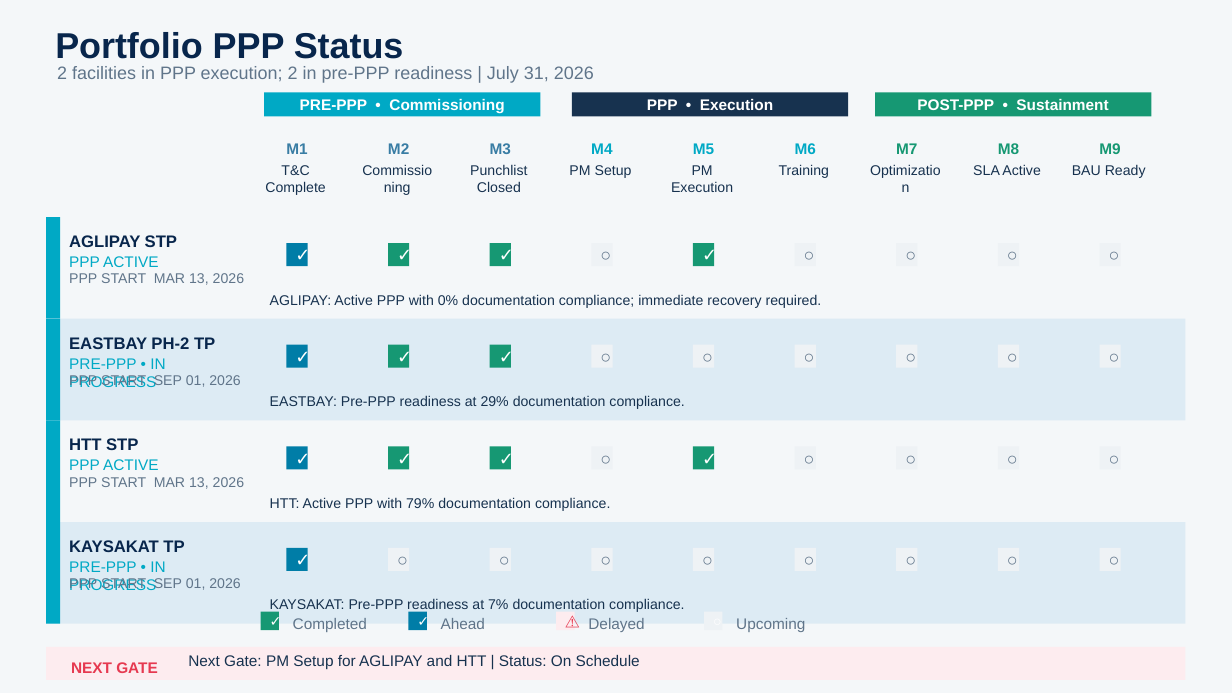
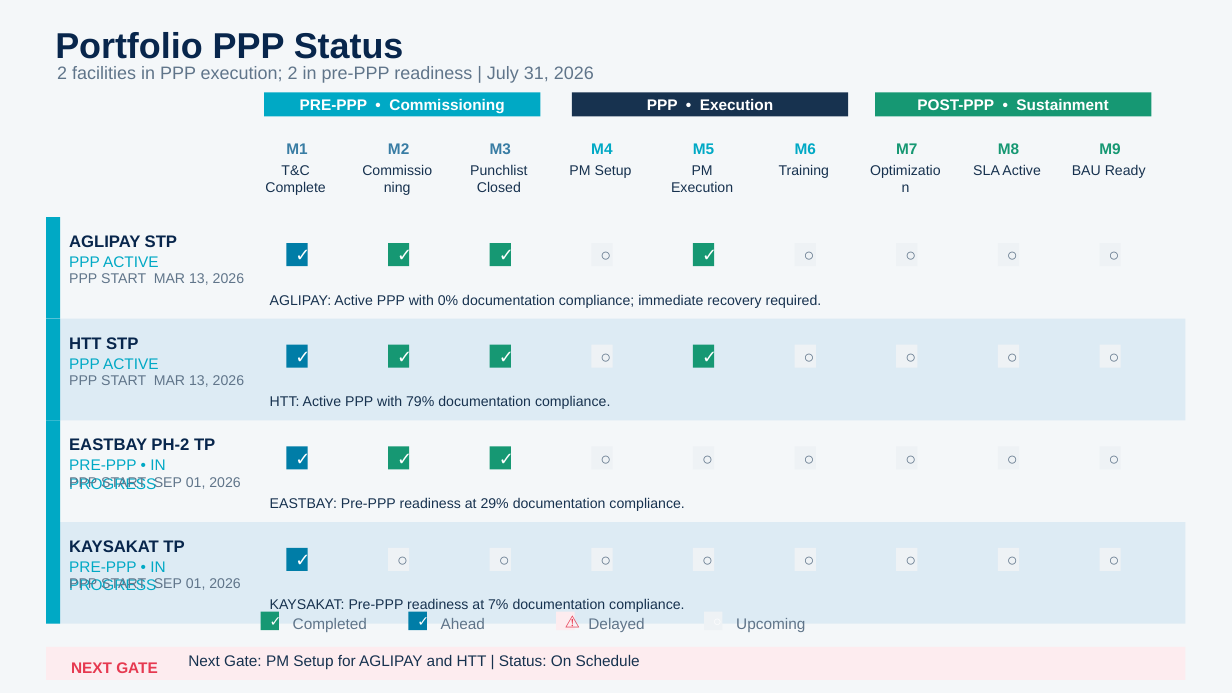
Before and after one commit to estrangender26/odm-dashboard, a slide deck: slide 1 of OM-Governance-Onboarding-Progress-TEST.pptx. Drawn at 1232x693 pixels with LibreOffice and Linux fonts; fonts in the diff are those of the drawing. Boxes give left, top, right and bottom in pixels: in the first picture for what was removed or moved away, otherwise in the second. Text is boxed around its words. In the diff, an @@ line names an element or a change of style, - is before the commit and + after.

```diff
--- a/OM-Governance-Onboarding-Progress-TEST.pptx
+++ b/OM-Governance-Onboarding-Progress-TEST.pptx
@@ text "HTT STP" moved from (x1=69, y1=438, x2=138, y2=450) to (x1=69, y1=337, x2=138, y2=349) @@
@@ text at (x1=69, y1=358, x2=159, y2=369): text changed @@
-PRE-PPP • IN PROGRESS
+PPP ACTIVE
@@ text at (x1=693, y1=345, x2=714, y2=368): text changed; text colour #60758A to #FFFFFF @@
-○
+✓
@@ rectangle at (x1=693, y1=345, x2=714, y2=368): fill #EEF2F5 to #169873 @@
@@ text at (x1=69, y1=375, x2=244, y2=387): text changed @@
-PPP START SEP 01, 2026
+PPP START MAR 13, 2026
@@ text at (x1=270, y1=395, x2=610, y2=409): text changed @@
-EASTBAY: Pre-PPP readiness at 29% documentation compliance.
+HTT: Active PPP with 79% documentation compliance.
@@ text "EASTBAY PH-2 TP" moved from (x1=69, y1=337, x2=215, y2=349) to (x1=69, y1=438, x2=215, y2=450) @@
@@ text at (x1=693, y1=446, x2=714, y2=470): text changed; text colour #FFFFFF to #60758A @@
-✓
+○
@@ rectangle at (x1=693, y1=446, x2=714, y2=470): fill #169873 to #EEF2F5 @@
@@ text at (x1=69, y1=475, x2=240, y2=490): text changed @@
-PPP START MAR 13, 2026
+PPP START SEP 01, 2026
@@ text at (x1=69, y1=459, x2=165, y2=489): text changed @@
-PPP ACTIVE
+PRE-PPP • IN PROGRESS
@@ text at (x1=270, y1=497, x2=684, y2=511): text changed @@
-HTT: Active PPP with 79% documentation compliance.
+EASTBAY: Pre-PPP readiness at 29% documentation compliance.
```
Also in this commit, not shown: 2 other slides changed, 6 other files.
